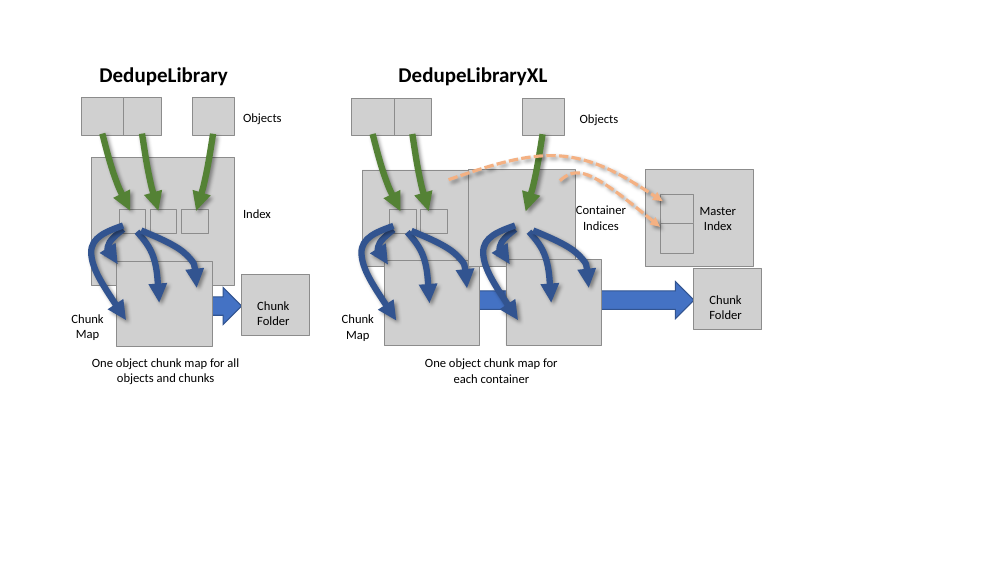
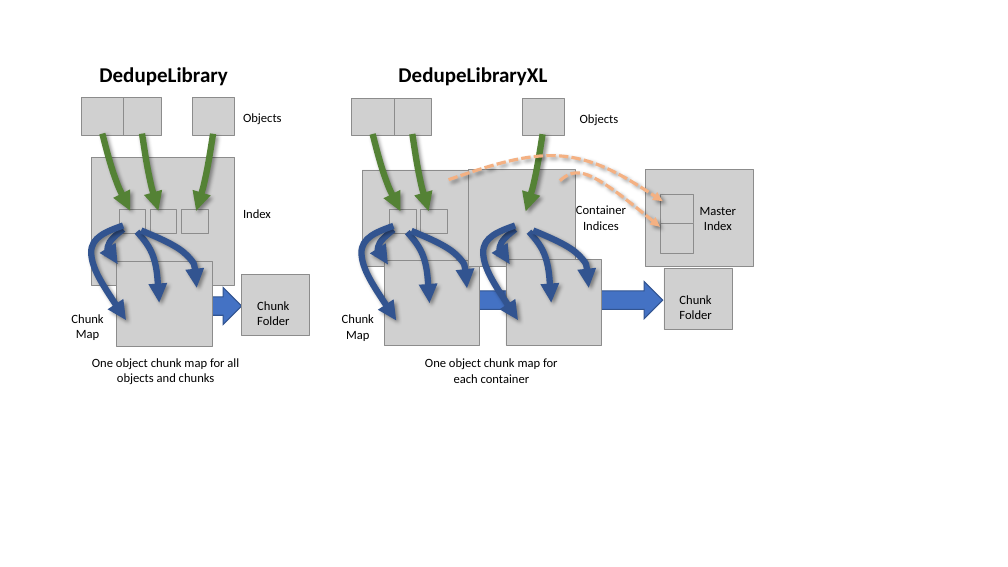
Before and after one commit to jchristn/WatsonDedupe, a slide deck: slide 1 of assets/diagram.pptx. Drawn at 1008x567 pixels with LibreOffice and Linux fonts; fonts in the diff are those of the drawing; grey boxes stand for pictures. Boxes give left, top, right and bottom in pixels: in the first picture for what was removed or moved away, otherwise in the second. Text is boxed around its words. In the diff, an @@ line names an element or a change of style, - is before the commit and + after.

```diff
--- a/assets/diagram.pptx
+++ b/assets/diagram.pptx
@@ picture: place and size @@
-picture at box(694, 268, 762, 330)
+picture at box(664, 268, 732, 330)
@@ right arrow: place and size @@
-right arrow at box(473, 282, 694, 319)
+right arrow at box(473, 282, 663, 319)
@@ text "Chunk Folder": place and size @@
-text "Chunk Folder" at box(709, 295, 741, 319)
+text "Chunk Folder" at box(679, 295, 711, 319)
```
Also in this commit, not shown: 2 other files.
